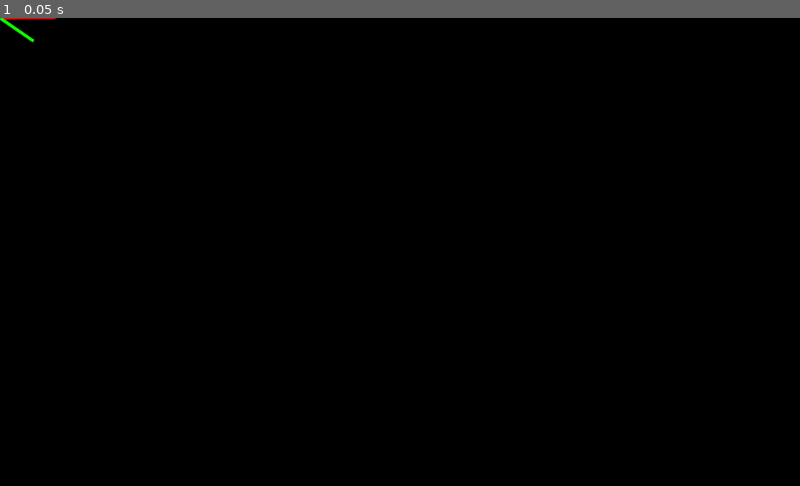
Above: before the commit, frame 1.
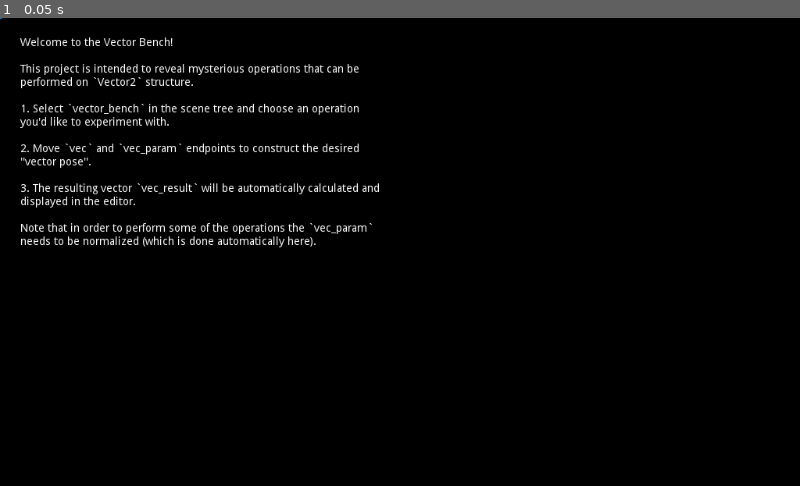
Above: after the commit, the same moment.

Repository: Xrayez/godot-vector-bench
Game: Godot game, scene res://vector_bench.tscn
Two runs of this game, one before a commit and one after it. Both use one fixed random seed, a clock stepped at 60 frames per second and the inputs below.
Inputs:
- Up to frame 1 (0.05 s): no input

The runs differ from the first frame. In frame 1, 3.0% of the frame differs, in the area x 0-48%, y 0-50%.

Commit message:
Display dot and cross products between vectors

Diff:
--- a/vector_bench.gd
+++ b/vector_bench.gd
@@ -25,6 +25,9 @@
 	var vec_result = result.global_position
 
 	match operation:
+		VectorOperation.OP_NONE:
+			vec_result = Vector2()
+
 		VectorOperation.OP_BOUNCE:
 			vec_result = vec.bounce(vec_param.normalized())
 
@@ -43,4 +46,10 @@
 		VectorOperation.OP_TANGENT:
 			vec_result = vec.tangent()
 
+	var dot = vec.normalized().dot(vec_param.normalized())
+	$info/dot.text = str(dot)
+
+	var cross = vec.normalized().cross(vec_param.normalized())
+	$info/cross.text = str(cross)
+
 	result.global_position = vec_result
--- a/vector_bench.tscn
+++ b/vector_bench.tscn
@@ -8,7 +8,7 @@
 __meta__ = {
 "_edit_lock_": true
 }
-operation = 4
+operation = 1
 
 [node name="vec" type="Node2D" parent="."]
 script = ExtResource( 2 )
@@ -23,7 +23,7 @@
 }
 
 [node name="a" type="Node2D" parent="vec"]
-position = Vector2( 70.8172, -0.495811 )
+position = Vector2( -63.0406, -71.6787 )
 
 [node name="vec_param" type="Node2D" parent="."]
 script = ExtResource( 2 )
@@ -39,9 +39,10 @@
 }
 
 [node name="b" type="Node2D" parent="vec_param"]
-position = Vector2( 42.704, 29.4964 )
+position = Vector2( -66.0485, -0.660164 )
 
 [node name="vec_result" type="Node2D" parent="."]
+editor/display_folded = true
 script = ExtResource( 2 )
 __meta__ = {
 "_edit_lock_": true
@@ -55,10 +56,43 @@
 }
 
 [node name="result" type="Node2D" parent="vec_result"]
-position = Vector2( 23.1053, -33.4512 )
+position = Vector2( 64.4607, -70.4043 )
+
+[node name="info" type="VBoxContainer" parent="."]
+editor/display_folded = true
+margin_left = -163.756
+margin_top = 11.2935
+margin_right = -83.7561
+margin_bottom = 51.2935
+
+[node name="dot_product" type="Label" parent="info"]
+margin_right = 88.0
+margin_bottom = 14.0
+text = "Dot product"
+
+[node name="dot" type="LineEdit" parent="info"]
+margin_top = 18.0
+margin_right = 88.0
+margin_bottom = 42.0
+text = "0.667884"
+editable = false
+context_menu_enabled = false
+
+[node name="cross_product" type="Label" parent="info"]
+margin_top = 46.0
+margin_right = 88.0
+margin_bottom = 60.0
+text = "Cross product"
+
+[node name="cross" type="LineEdit" parent="info"]
+margin_top = 64.0
+margin_right = 88.0
+margin_bottom = 88.0
+text = "-0.744266"
+editable = false
+context_menu_enabled = false
 
 [node name="help" type="Label" parent="."]
-visible = false
 margin_left = 26.0
 margin_top = 25.0
 margin_right = 495.0
Renamed: bounce.gif -> images/bounce.gif
Binary file added: images/dot_cross_product_2d.png
Not shown, added: images/dot_cross_product_2d.png.import
Not shown, changed: README.md
